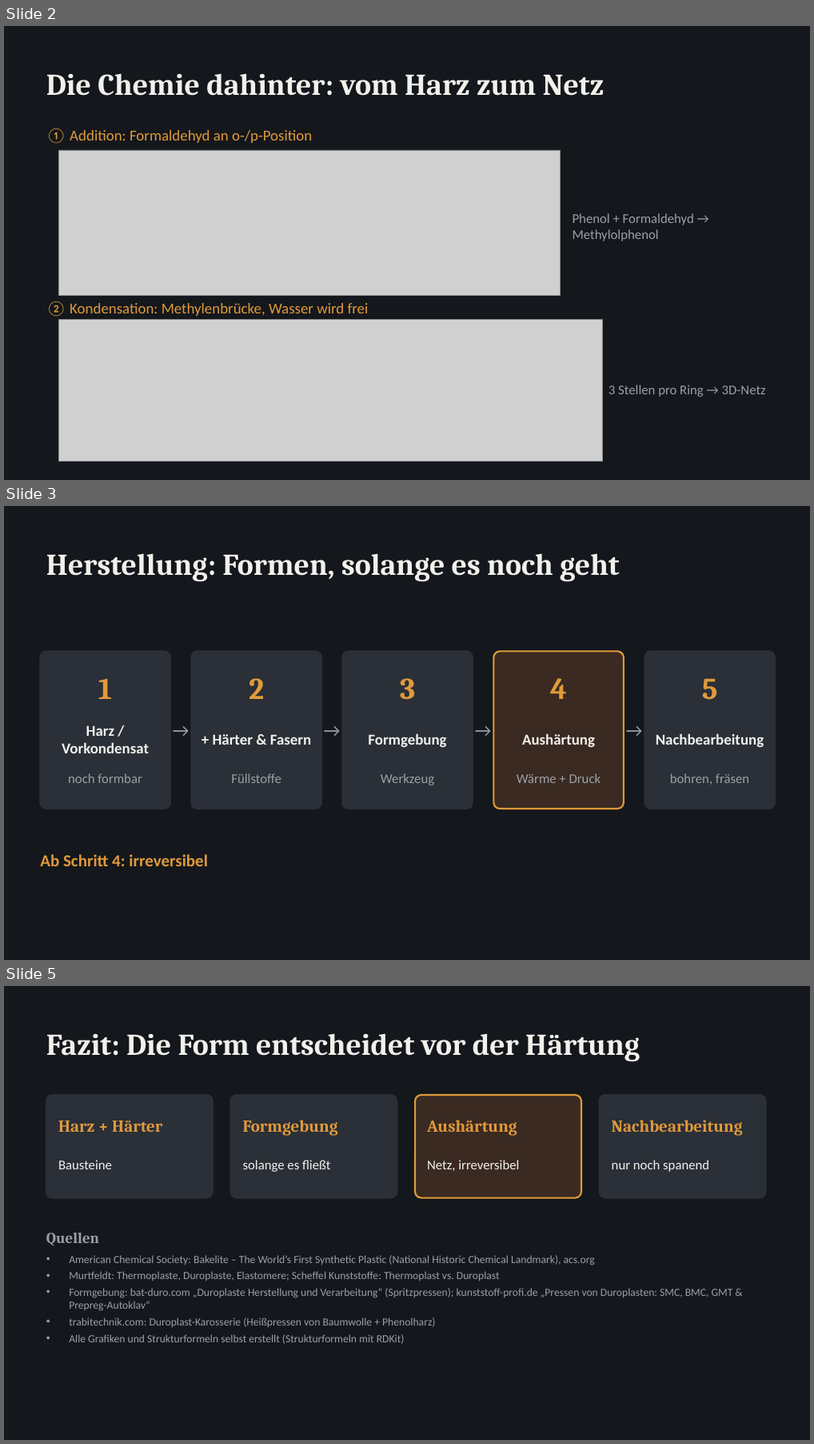
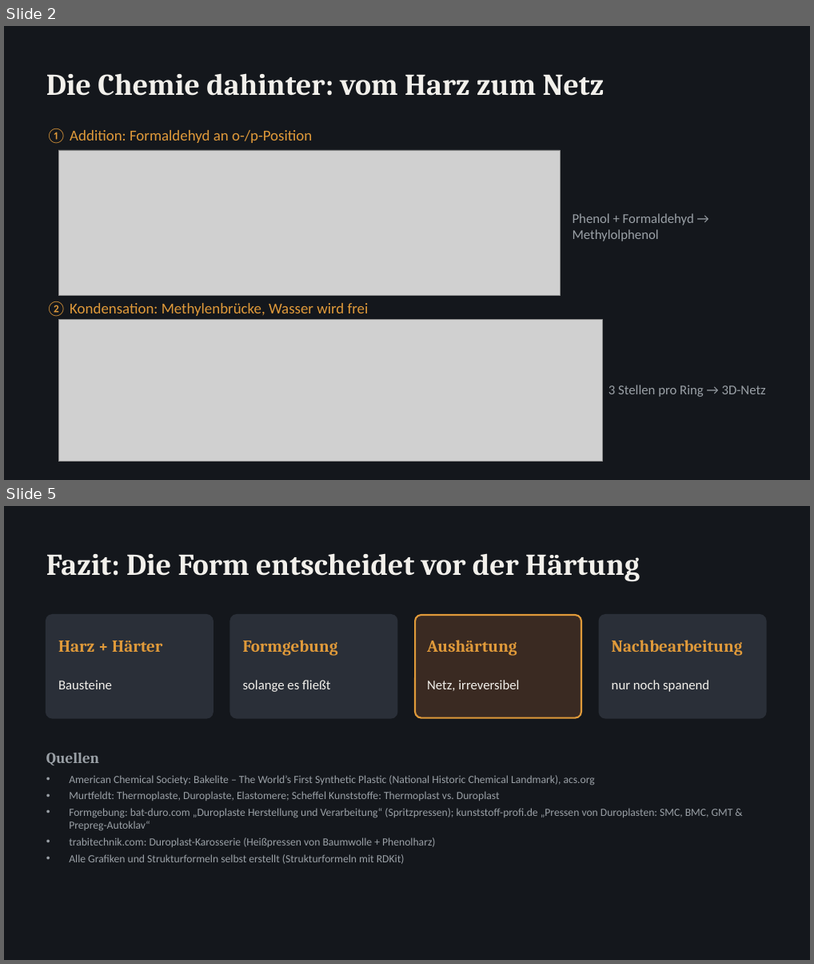
Before and after one commit to tgg-8/Contend-creation-, a slide deck: Duroplaste_Herstellung.pptx. Shown one above the other, each under a label of ours: slides 2, 3 and 5 before the commit, slides 2 and 5 after it; the slides between them are not shown. The pictures are 814x1444 and 814x964 pixels, drawn with LibreOffice and Linux fonts; fonts in the diff are those of the drawing; grey boxes stand for pictures. Boxes give left, top, right and bottom in pixels: in the first picture for what was removed or moved away, otherwise in the second. Text is boxed around its words. In the diff, an @@ line names an element or a change of style, - is before the commit and + after.

```diff
--- a/Duroplaste_Herstellung.pptx
+++ b/Duroplaste_Herstellung.pptx
@@ slide 3 removed at (4, 506, 810, 960), background #14171C @@
@@ text removed at (46, 553, 620, 582) @@
-Herstellung: Formen, solange es noch geht
@@ rounded rectangle removed at (40, 651, 170, 808) @@
@@ text removed at (170, 651, 191, 808) @@
-→
@@ rounded rectangle removed at (191, 651, 322, 808) @@
@@ text removed at (322, 651, 342, 808) @@
-→
@@ rounded rectangle removed at (342, 651, 473, 808) @@
@@ text removed at (473, 651, 494, 808) @@
-→
@@ rounded rectangle removed at (494, 651, 624, 808) @@
@@ text removed at (624, 651, 646, 808) @@
-→
@@ rounded rectangle removed at (646, 651, 775, 808) @@
@@ text removed at (98, 679, 112, 699) @@
-1
@@ text removed at (249, 678, 264, 699) @@
-2
@@ text removed at (400, 678, 415, 700) @@
-3
@@ text removed at (550, 678, 567, 699) @@
-4
@@ text removed at (702, 678, 718, 700) @@
-5
@@ text removed at (62, 725, 149, 753) @@
-Harz / Vorkondensat
@@ text removed at (213, 734, 311, 744) @@
-+ Härter & Fasern
@@ text removed at (368, 733, 446, 747) @@
-Formgebung
@@ text removed at (522, 733, 595, 747) @@
-Aushärtung
@@ text removed at (656, 733, 764, 747) @@
-Nachbearbeitung
@@ text removed at (68, 773, 142, 783) @@
-noch formbar
@@ text removed at (231, 773, 281, 783) @@
-Füllstoffe
@@ text removed at (381, 773, 434, 785) @@
-Werkzeug
@@ text removed at (517, 773, 602, 783) @@
-Wärme + Druck
@@ text removed at (670, 773, 750, 784) @@
-bohren, fräsen
@@ text removed at (40, 854, 208, 866) @@
-Ab Schritt 4: irreversibel
```
Also in this commit, not shown: 2 slides added, 1 other slide removed.
